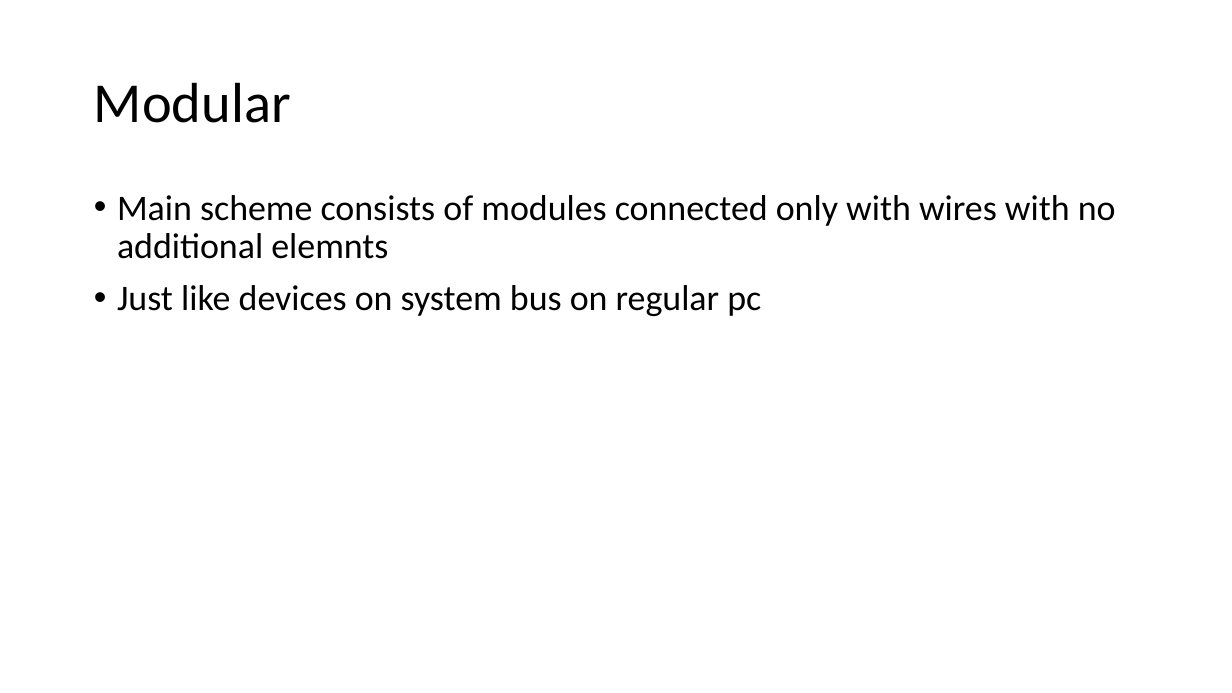
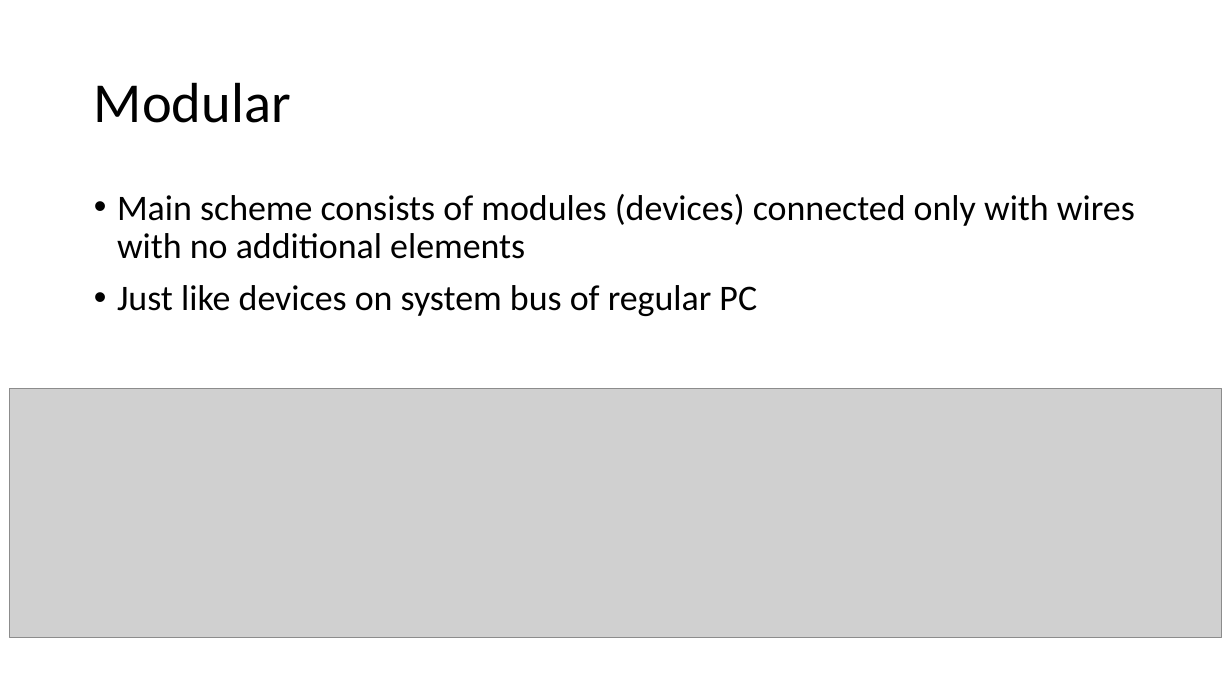
Before and after one commit to Intelix8996/cdm-project, a slide deck: slide 3 of docs/project.pptx. Drawn at 1232x693 pixels with LibreOffice and Linux fonts; fonts in the diff are those of the drawing; grey boxes stand for pictures. Boxes give left, top, right and bottom in pixels: in the first picture for what was removed or moved away, otherwise in the second. Text is boxed around its words. In the diff, an @@ line names an element or a change of style, - is before the commit and + after.

Commit message:
update scheme, add images

```diff
--- a/docs/project.pptx
+++ b/docs/project.pptx
@@ text at (117, 194, 1135, 316): text changed @@
-• Main scheme consists of modules connected only with wires with no additional elemnts
-• Just like devices on system bus on regular pc
+• Main scheme consists of modules (devices) connected only with wires with no additional elements
+• Just like devices on system bus of regular PC
@@ picture added at (10, 388, 1223, 638) @@
```
Also in this commit, not shown: 6 other slides changed, 7 slides added, 3 slides removed, 4 other files.
